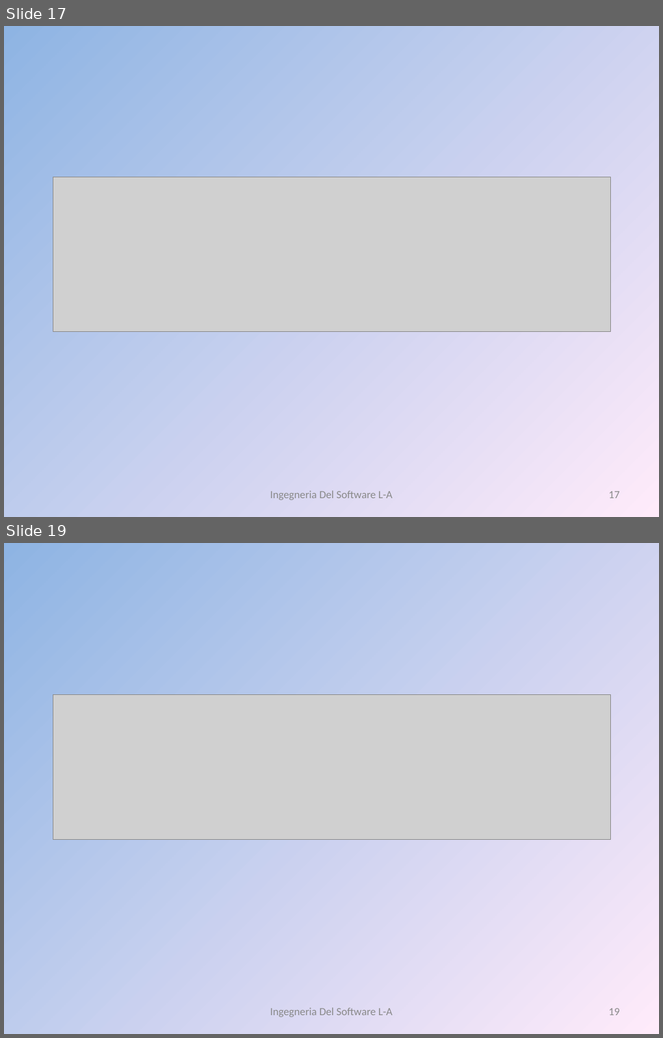
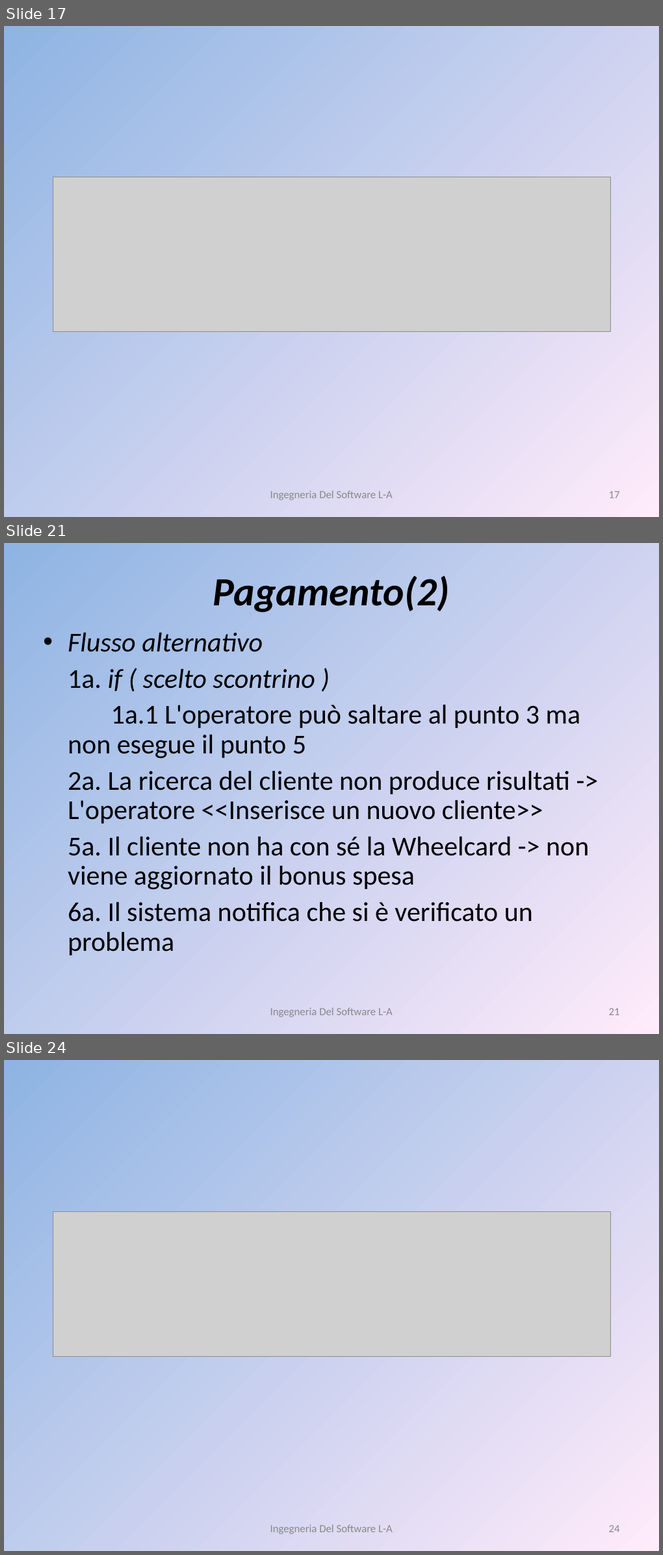
Before and after one commit to liannario/ingsoftbo, a slide deck: ViaggiateSicuri.ppt. Shown one above the other, each under a label of ours: slides 17 and 19 before the commit, slides 17, 21 and 24 after it; the slides between them are not shown. The pictures are 663x1038 and 663x1555 pixels, drawn with LibreOffice and Linux fonts; fonts in the diff are those of the drawing; grey boxes stand for pictures. Boxes give left, top, right and bottom in pixels: in the first picture for what was removed or moved away, otherwise in the second. Text is boxed around its words. In the diff, an @@ line names an element or a change of style, - is before the commit and + after.

```diff
--- a/ViaggiateSicuri.ppt
+++ b/ViaggiateSicuri.ppt
@@ slide 21 added at (x1=4, y1=543, x2=659, y2=1034), background gradient #8EB4E3 to #FFEBFA @@
@@ title added at (x1=213, y1=575, x2=450, y2=613), 44 pt, text #000000, bold, italic @@
+Pagamento(2)
@@ text added at (x1=68, y1=633, x2=589, y2=956), 30 pt, text #000000 @@
+• Flusso alternativo
+1a. if ( scelto scontrino )
+1a.1 L'operatore può saltare al punto 3 ma non esegue il punto 5
+2a. La ricerca del cliente non produce risultati -> L'operatore <<Inserisce un nuovo cliente>>
+5a. Il cliente non ha con sé la Wheelcard -> non viene aggiornato il bonus spesa
+6a. Il sistema notifica che si è verificato un problema
@@ text added at (x1=270, y1=1008, x2=393, y2=1017), 12 pt, text #898989 @@
+Ingegneria Del Software L-A
@@ page number added at (x1=609, y1=1008, x2=620, y2=1016), 12 pt, text #898989 @@
+21
@@ what was slide 19 is now slide 24 @@
@@ page number at (x1=609, y1=1525, x2=620, y2=1533): text changed @@
-19
+24
```
Also in this commit, not shown: 2 slides changed, 4 other slides added.
